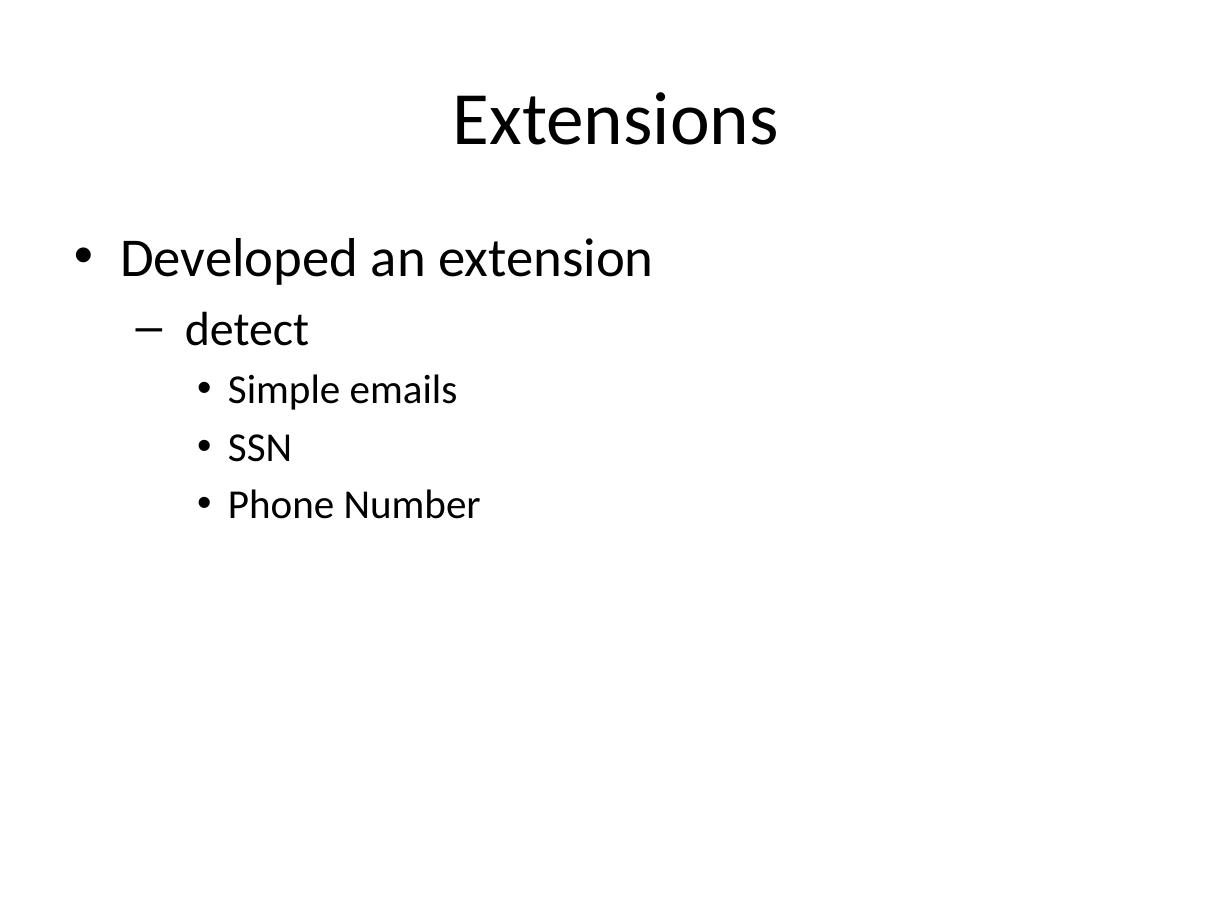
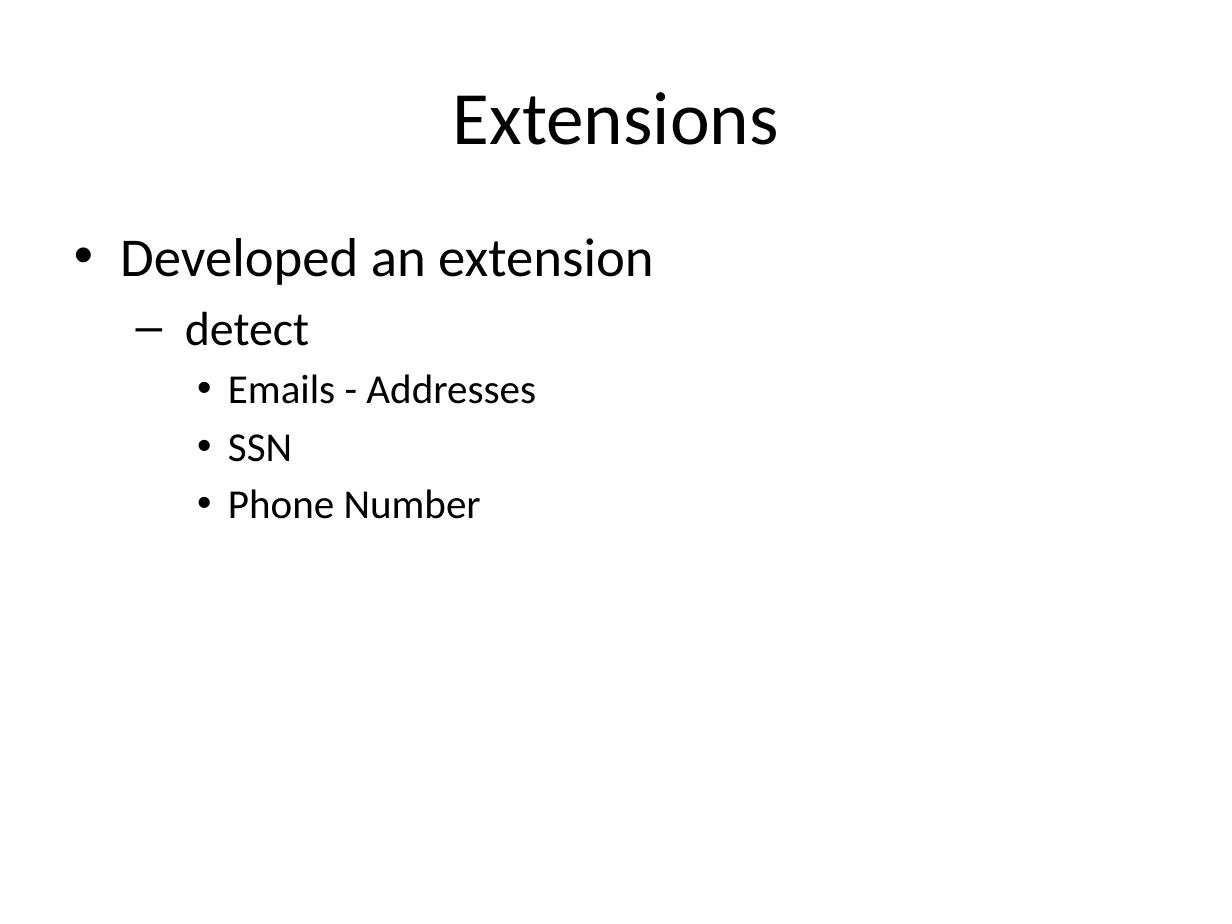
Before and after one commit to seyyaw/rhok-hack-sensitive-data, a slide deck: slide 7 of grefine-rhok-extension/doc/presentation.pptx (slide 8 before the commit). Drawn at 1232x924 pixels with LibreOffice and Linux fonts; fonts in the diff are those of the drawing. Boxes give left, top, right and bottom in pixels: in the first picture for what was removed or moved away, otherwise in the second. Text is boxed around its words. In the diff, an @@ line names an element or a change of style, - is before the commit and + after.

```diff
--- a/grefine-rhok-extension/doc/presentation.pptx
+++ b/grefine-rhok-extension/doc/presentation.pptx
@@ text at [228,374,536,404]: text changed @@
-    • Simple emails
+    • Emails - Addresses
```
Also in this commit, not shown: 4 other slides changed, 1 slide added, 2 slides removed.
